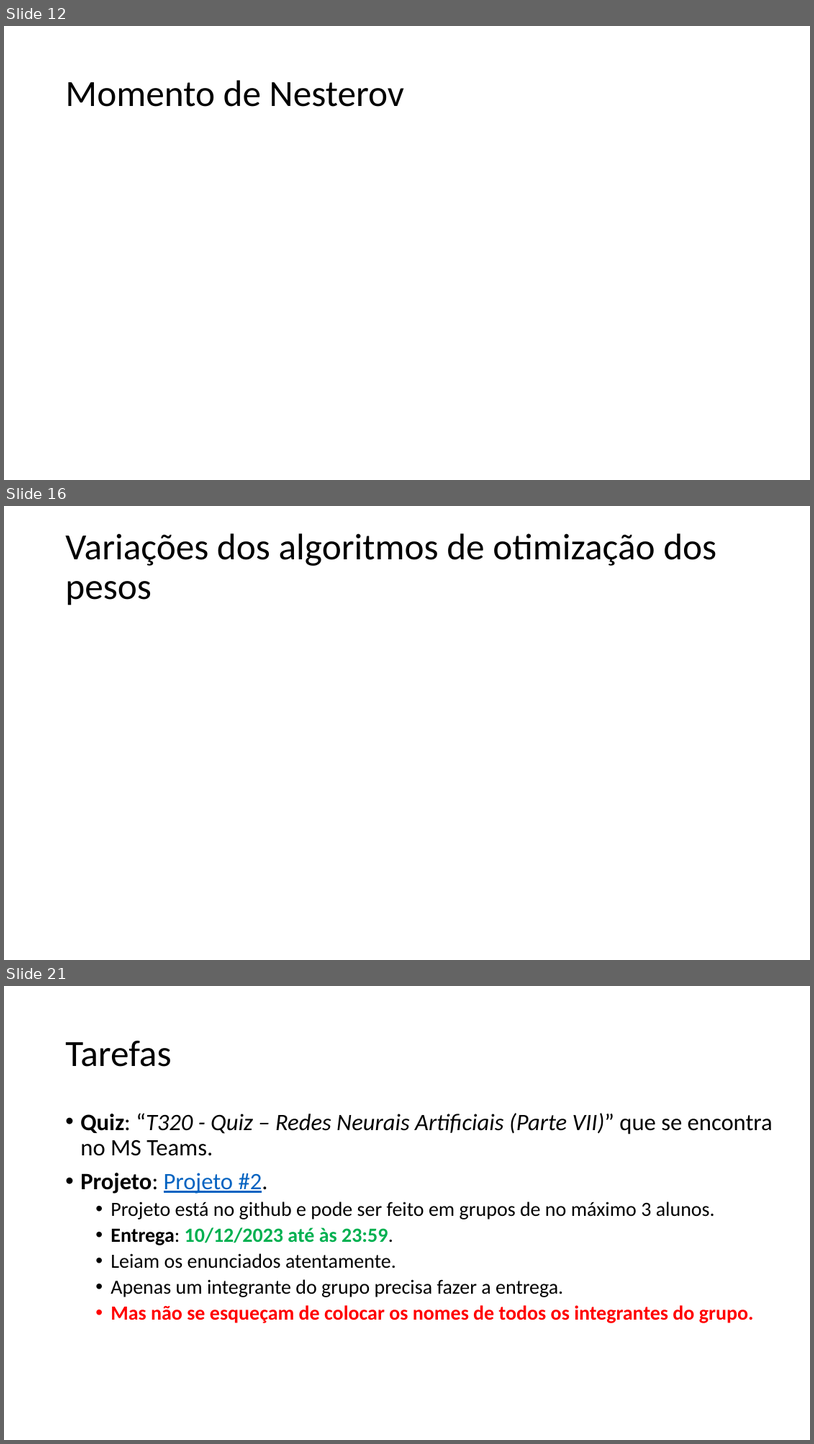
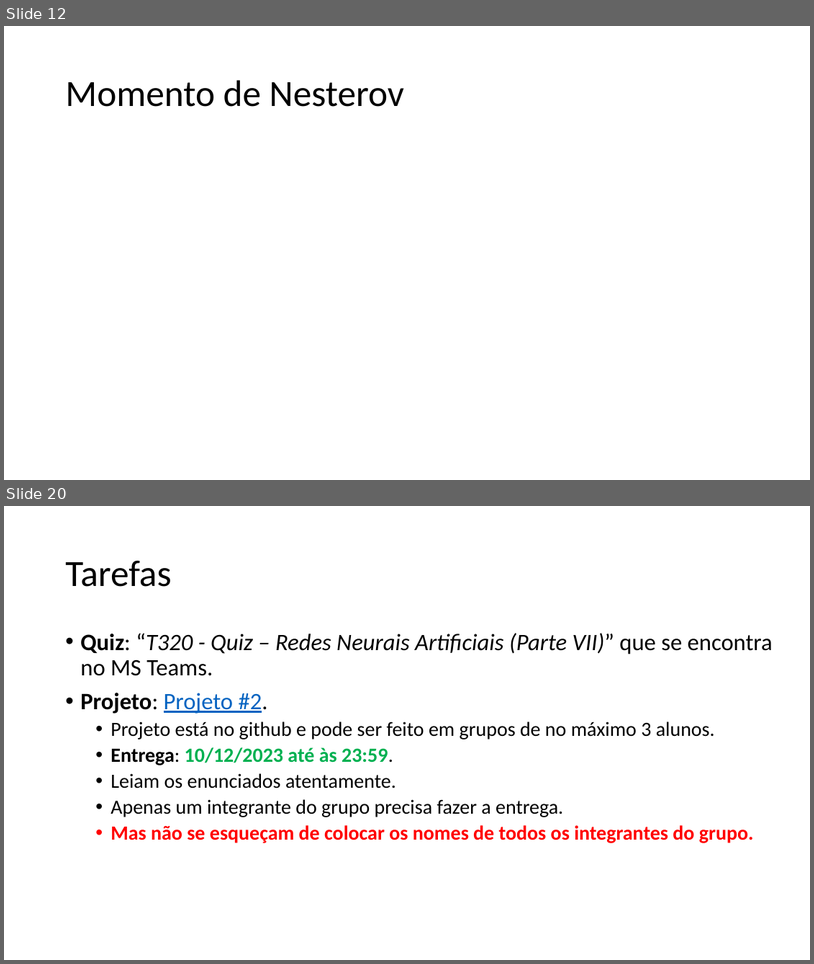
Before and after one commit to zz4fap/t320_aprendizado_de_maquina, a slide deck: slides/T320_Redes_Neurais_Artificiais (Parte IV).pptx. Shown one above the other, each under a label of ours: slides 12, 16 and 21 before the commit, slides 12 and 20 after it; the slides between them are not shown. The pictures are 814x1444 and 814x964 pixels, drawn with LibreOffice and Linux fonts; fonts in the diff are those of the drawing; grey boxes stand for pictures. Boxes give left, top, right and bottom in pixels: in the first picture for what was removed or moved away, otherwise in the second. Text is boxed around its words. In the diff, an @@ line names an element or a change of style, - is before the commit and + after.

```diff
--- a/slides/T320_Redes_Neurais_Artificiais (Parte IV).pptx
+++ b/slides/T320_Redes_Neurais_Artificiais (Parte IV).pptx
@@ slide 16 removed at [4, 506, 810, 960], background #FFFFFF @@
@@ title removed at [65, 533, 717, 605] @@
-Variações dos algoritmos de otimização dos pesos
@@ what was slide 21 is now slide 20 @@
```
Also in this commit, not shown: 5 slides changed, 3 slides added, 3 other slides removed, 1 other file.
